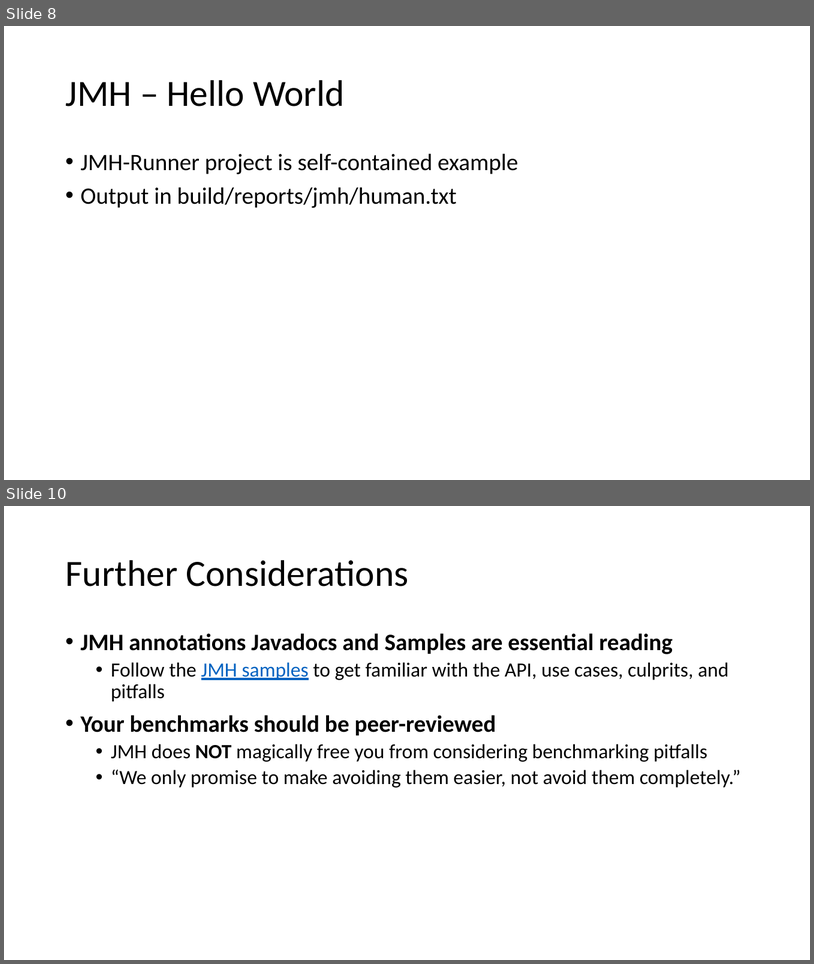
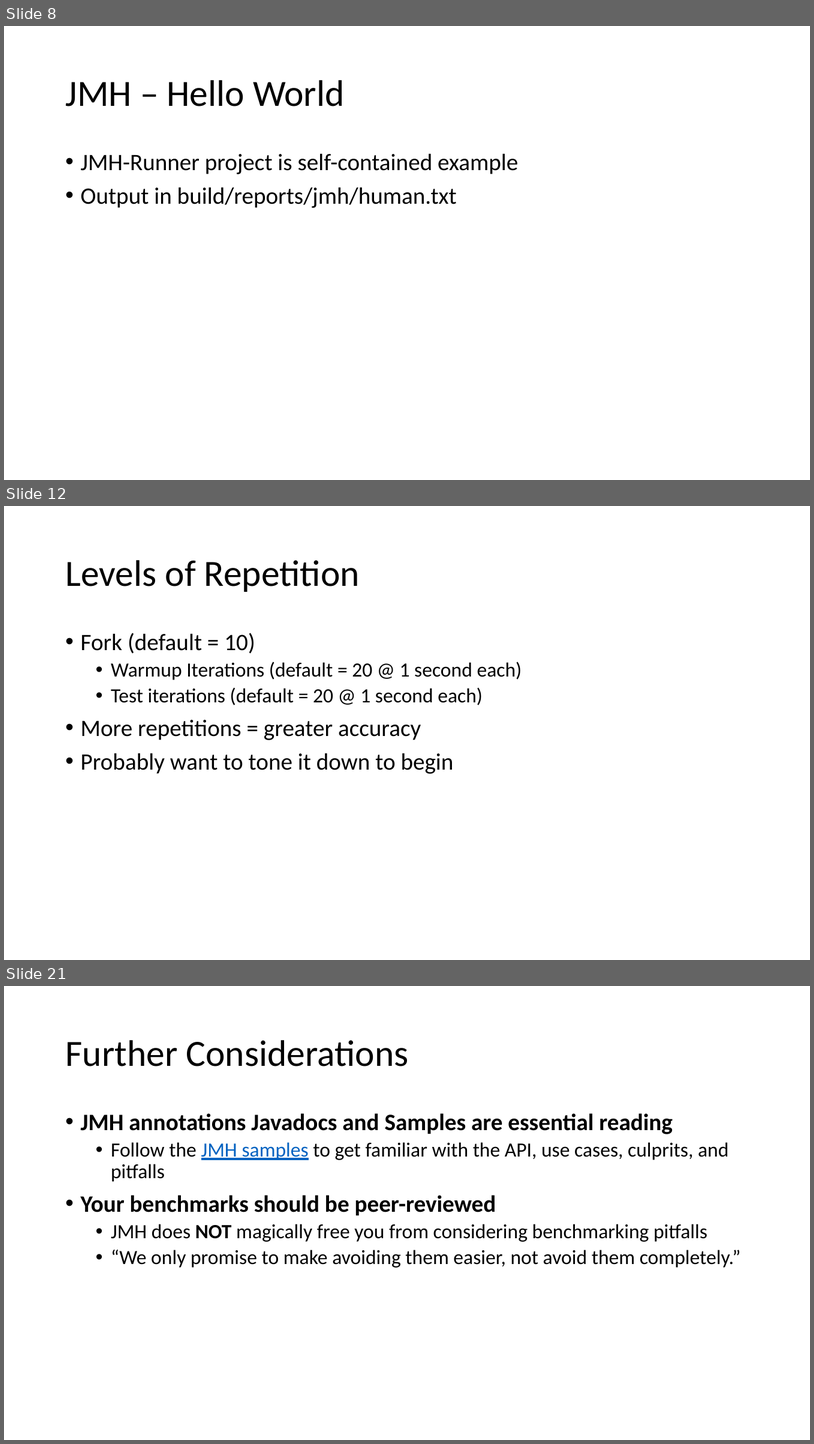
Before and after one commit to tresat/JMH-Presentation, a slide deck: doc/slides.pptx. Shown one above the other, each under a label of ours: slides 8 and 10 before the commit, slides 8, 12 and 21 after it; the slides between them are not shown. The pictures are 814x964 and 814x1444 pixels, drawn with LibreOffice and Linux fonts; fonts in the diff are those of the drawing. Boxes give left, top, right and bottom in pixels: in the first picture for what was removed or moved away, otherwise in the second. Text is boxed around its words. In the diff, an @@ line names an element or a change of style, - is before the commit and + after.

```diff
--- a/doc/slides.pptx
+++ b/doc/slides.pptx
@@ slide 12 added at box(4, 506, 810, 960), background #FFFFFF @@
@@ title added at box(65, 560, 360, 592), 44 pt, text #000000 @@
+Levels of Repetition
@@ text added at box(81, 633, 522, 774), 28 pt, text #000000 @@
+• Fork (default = 10)
+  • Warmup Iterations (default = 20 @ 1 second each)
+  • Test iterations (default = 20 @ 1 second each)
+• More repetitions = greater accuracy
+• Probably want to tone it down to begin
@@ what was slide 10 is now slide 21 @@
```
Also in this commit, not shown: 11 other slides added, 1 slide removed, 16 other files.
